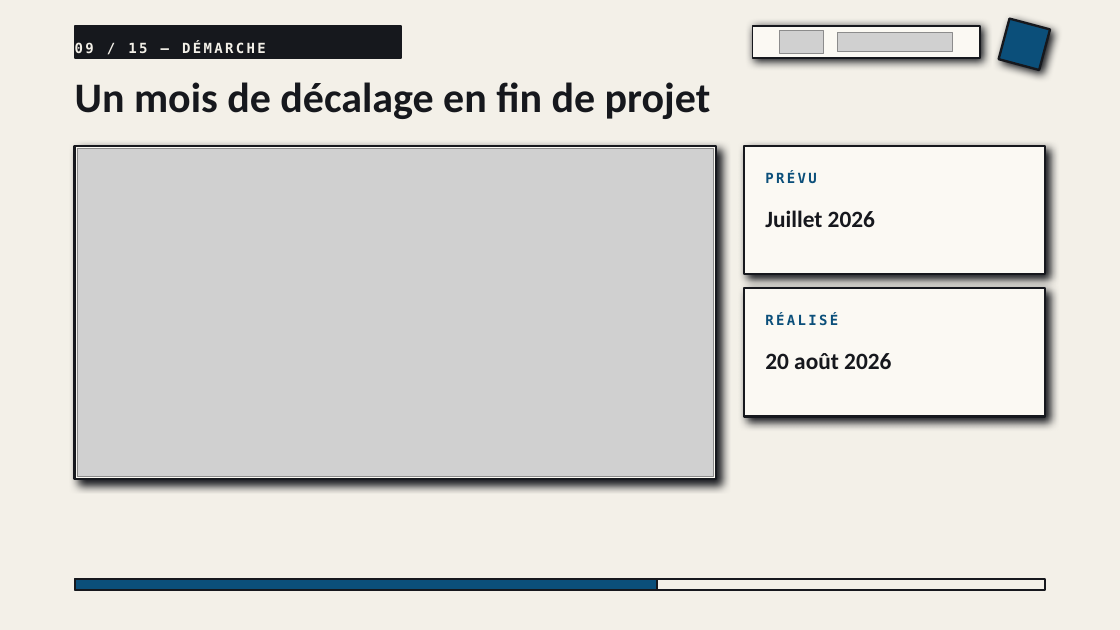
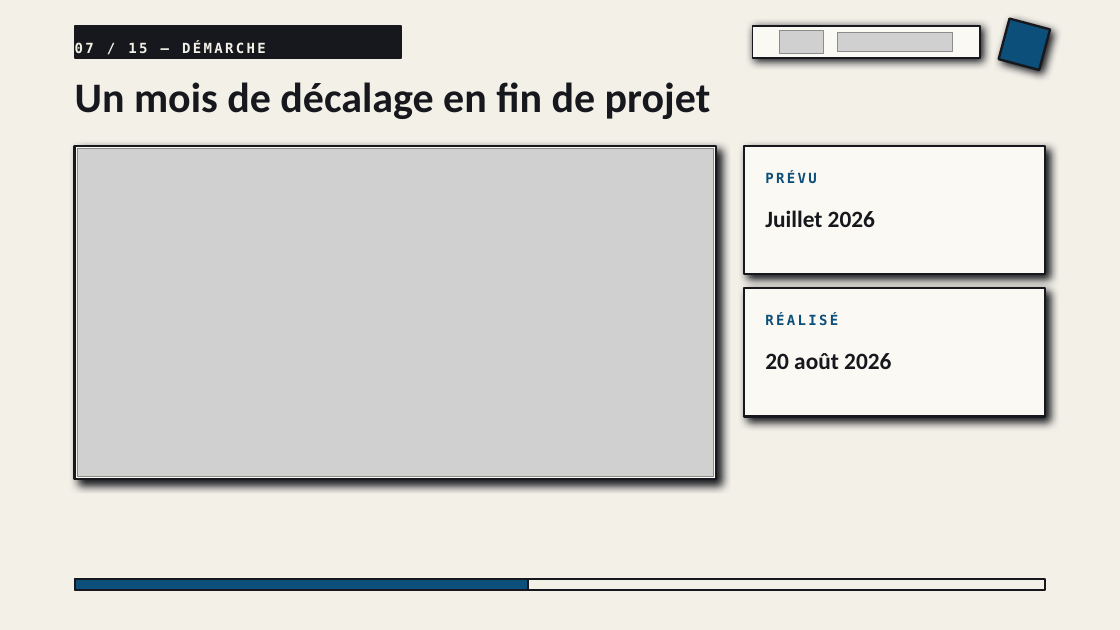
Before and after one commit to falachabt/Icam, a slide deck: slide 7 of Presentation_RIPTIS.pptx (slide 9 before the commit). Drawn at 1120x630 pixels with LibreOffice and Linux fonts; fonts in the diff are those of the drawing; grey boxes stand for pictures. Boxes give left, top, right and bottom in pixels: in the first picture for what was removed or moved away, otherwise in the second. Text is boxed around its words. In the diff, an @@ line names an element or a change of style, - is before the commit and + after.

```diff
--- a/Presentation_RIPTIS.pptx
+++ b/Presentation_RIPTIS.pptx
@@ text in rectangle at (75,41,266,53): text changed @@
-09 / 15 — DÉMARCHE
+07 / 15 — DÉMARCHE
@@ rectangle: place and size @@
-rectangle at (75,579,657,591)
+rectangle at (75,579,528,591)
```
Also in this commit, not shown: 3 other slides changed, 2 other files.
